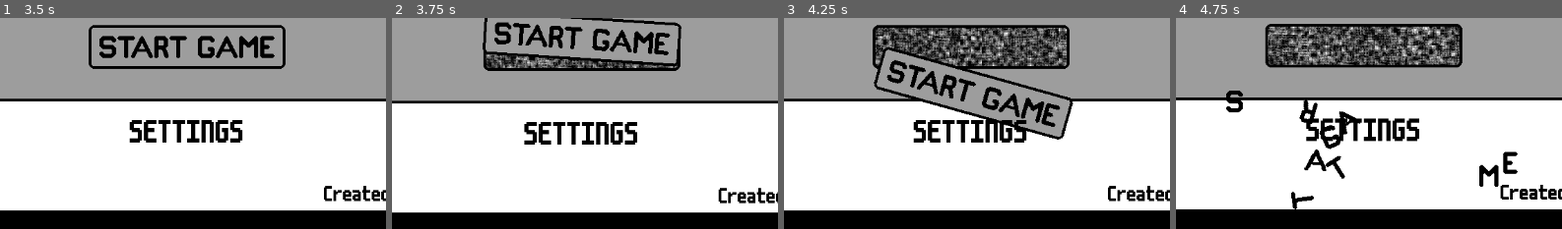
Above: before the commit, frames 1-4 (left to right).
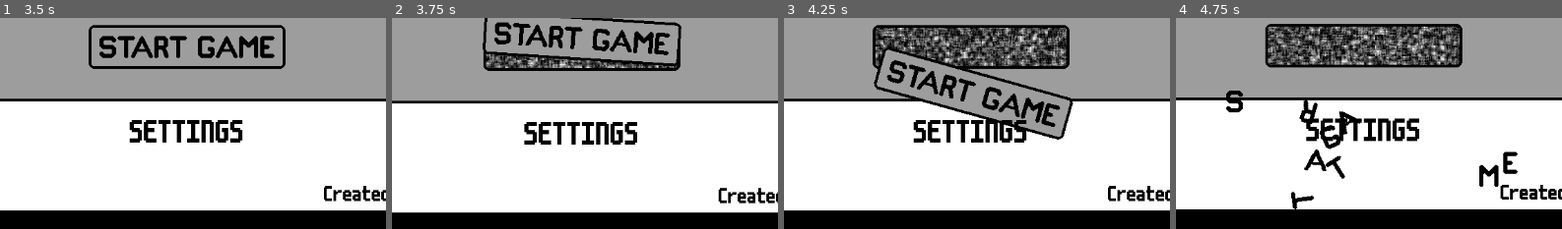
Above: after the commit, the same moments.

Repository: conor-wilson/secret-sapphire
Game: Godot game, scene res://scenes/main.tscn
The game is run twice, just before and just after one commit, with the same random seed, the same clock (stepped at 60 frames per second) and the same inputs.
Inputs (mouse positions are % of the whole screen's width and height, from its top left):
- Up to frame 1 (3.5 s): tap Enter at 0.5 s; move the mouse to (49, 38) at 0.52 s; click (49, 38) at 0.6 s; click "SETTINGS" at 1.25 s; click "BACK" at 2 s; tap Space at 2.75 s; move the mouse to (49, 38) at 2.77 s; click (49, 38) at 2.85 s
- Up to frame 2 (3.75 s): tap Enter at 3.5 s; move the mouse to (49, 56) at 3.52 s; click (49, 56) at 3.6 s
- Up to frame 3 (4.25 s): no input
- Up to frame 4 (4.75 s): move the mouse to (6, 11) at 4.27 s; click (6, 11) at 4.35 s
The pictures show only the part of the screen within x 25-75%, y 49-99%; the shares and areas given below are measured in that part.

Frame 1 is identical in both runs. In frame 2, 1.3% of the frame differs, in the area x 24-74%, y 17-24%; in frame 3, 5.4%; in frame 4, 6.1%, in the area x 23-74%, y 3-23%.

Commit message:
Refactored help bot to be able to be sent to a new idle location

Diff:
--- a/let-me-play/scenes/help_bot.gd
+++ b/let-me-play/scenes/help_bot.gd
@@ -1,8 +1,8 @@
 extends Area2D
 
-@export var speed:float = 25
-@export var idle_markers:Array[Marker2D]
-@export var exit_marker:Marker2D
+var speed:float = 25
+var idle_speed = 25
+var idle_markers:Array[Marker2D]
 
 const HELL_BOT_SHEET = preload("res://assets/art/HellBot-Sheet.png")
 
@@ -12,8 +12,8 @@
 @onready var shrink_length:float = $AnimationPlayer.get_animation("hell_bot_shrink").length
 @onready var grow_length:float = $AnimationPlayer.get_animation("hell_bot_grow").length
 
-enum State {IDLE, LEAVING}
-var state:State = State.IDLE
+#enum State {IDLE, MOVING}
+#var state:State = State.IDLE
 
 # Called when the node enters the scene tree for the first time.
 func _ready() -> void:
@@ -28,33 +28,32 @@
 
 		idle_markers = [default_marker]
 
-	if exit_marker == null:
-
-		var default_marker = Marker2D.new()
-		add_child(default_marker)
-
-		exit_marker = default_marker
+	#if exit_marker == null:
+		#
+		#var default_marker = Marker2D.new()
+		#add_child(default_marker)
+		#
+		#exit_marker = default_marker
 
 
 # Called every frame. 'delta' is the elapsed time since the previous frame.
 func _process(delta: float) -> void:
 
-	if state == State.IDLE:
-		set_idle_movement_target()
-	if state == State.LEAVING:
-		set_exit_movement_target()
+	#if state == State.IDLE:
+	set_idle_movement_target()
+	#if state == State.MOVING:
+		#_check_destination_arrived()
 
 	move(delta)
 
 func set_idle_movement_target():
 	if target == null || position.distance_to(target.position) <10:
+		speed = idle_speed
 		target = idle_markers[randi_range(0, idle_markers.size()-1)]
 
-func set_exit_movement_target():
-	# TODO: Figure out how to make this more of an arc-movement
-	target = exit_marker
-	if target == null || position.distance_to(target.position) <5:
-		shrink()
+#func _check_destination_arrived():
+	#if target == null || position.distance_to(target.position) <5:
+		#state = State.IDLE
 
 func move(delta:float):
 
@@ -62,9 +61,13 @@
 
 	position += direction * speed * delta
 
-func start_leaving():
-	speed = 200
-	state = State.LEAVING
+func set_new_idle_location(target_marker:Marker2D, new_idle_markers:Array[Marker2D], move_speed:float=200, new_idle_speed=idle_speed):
+	speed = move_speed
+	idle_speed = new_idle_speed
+	target = target_marker
+	idle_markers = new_idle_markers
+	#state = State.MOVING
+
 #
 ## TODO: This is purely for debugging. This function should be removed once it's
 ## no-longer needed.
--- a/let-me-play/scenes/main.gd
+++ b/let-me-play/scenes/main.gd
@@ -9,6 +9,19 @@
 func _ready() -> void:
 	$Cameras/MainMenuCamera.make_current()
 	CursorManager.set_mouse_cursor(CursorManager.CURSOR)
+
+	var idle_markers:Array[Marker2D] = [
+		$MovementMarkers/CageMarkers/CageMarker1,
+		$MovementMarkers/CageMarkers/CageMarker2,
+		$MovementMarkers/CageMarkers/CageMarker3,
+		$MovementMarkers/CageMarkers/CageMarker4
+	]
+	$HelpBot.set_new_idle_location(
+		$MovementMarkers/CageMarkers/CageMarker1,
+		idle_markers,
+		400,
+		10
+	)
 
 # Called every frame. 'delta' is the elapsed time since the previous frame.
 func _process(delta: float) -> void:
@@ -106,4 +119,18 @@
 	await get_tree().create_timer(2.5).timeout
 	$HelpBot.become_evil()
 	await get_tree().create_timer(2.5).timeout
-	$HelpBot.start_leaving()
+
+	var new_idle_markers:Array[Marker2D] = [
+		$MovementMarkers/ScreenMarkers/ScreenMarker1,
+		$MovementMarkers/ScreenMarkers/ScreenMarker2,
+		$MovementMarkers/ScreenMarkers/ScreenMarker3,
+		$MovementMarkers/ScreenMarkers/ScreenMarker4,
+		$MovementMarkers/ScreenMarkers/ScreenMarker5
+	]
+
+	$HelpBot.set_new_idle_location(
+		$MovementMarkers/ScreenMarkers/ScreenMarker1,
+		$MovementMarkers/ScreenMarkers.get_children() as Array[Marker2D],
+		400,
+		100
+	)
--- a/let-me-play/scenes/main.tscn
+++ b/let-me-play/scenes/main.tscn
@@ -19,10 +19,8 @@
 [node name="SecretSettingsMenu" parent="Menus" instance=ExtResource("4_u0lve")]
 position = Vector2(2304, 0)
 
-[node name="HelpBot" parent="." node_paths=PackedStringArray("idle_markers", "exit_marker") instance=ExtResource("5_lf0pf")]
+[node name="HelpBot" parent="." instance=ExtResource("5_lf0pf")]
 position = Vector2(2879, 289)
-idle_markers = [NodePath("../MovementMarkers/CageMarker1"), NodePath("../MovementMarkers/CageMarker2"), NodePath("../MovementMarkers/CageMarker3"), NodePath("../MovementMarkers/CageMarker4")]
-exit_marker = NodePath("../MovementMarkers/MonologueMarker1")
 
 [node name="Cameras" type="Node2D" parent="."]
 
@@ -48,20 +46,36 @@
 
 [node name="MovementMarkers" type="Node2D" parent="."]
 
-[node name="CageMarker1" type="Marker2D" parent="MovementMarkers"]
+[node name="CageMarkers" type="Node2D" parent="MovementMarkers"]
+
+[node name="CageMarker1" type="Marker2D" parent="MovementMarkers/CageMarkers"]
 position = Vector2(2857, 276)
 
-[node name="CageMarker2" type="Marker2D" parent="MovementMarkers"]
+[node name="CageMarker2" type="Marker2D" parent="MovementMarkers/CageMarkers"]
 position = Vector2(2893, 268)
 
-[node name="CageMarker3" type="Marker2D" parent="MovementMarkers"]
+[node name="CageMarker3" type="Marker2D" parent="MovementMarkers/CageMarkers"]
 position = Vector2(2865, 312)
 
-[node name="CageMarker4" type="Marker2D" parent="MovementMarkers"]
+[node name="CageMarker4" type="Marker2D" parent="MovementMarkers/CageMarkers"]
 position = Vector2(2901, 304)
 
-[node name="MonologueMarker1" type="Marker2D" parent="MovementMarkers"]
+[node name="ScreenMarkers" type="Node2D" parent="MovementMarkers"]
+
+[node name="ScreenMarker1" type="Marker2D" parent="MovementMarkers/ScreenMarkers"]
 position = Vector2(573, 262)
+
+[node name="ScreenMarker2" type="Marker2D" parent="MovementMarkers/ScreenMarkers"]
+position = Vector2(317, 150)
+
+[node name="ScreenMarker3" type="Marker2D" parent="MovementMarkers/ScreenMarkers"]
+position = Vector2(878, 362)
+
+[node name="ScreenMarker4" type="Marker2D" parent="MovementMarkers/ScreenMarkers"]
+position = Vector2(829, 188)
+
+[node name="ScreenMarker5" type="Marker2D" parent="MovementMarkers/ScreenMarkers"]
+position = Vector2(200, 348)
 
 [connection signal="settings_pressed" from="Menus/MainMenu" to="." method="_on_main_menu_settings_pressed"]
 [connection signal="shake_screen" from="Menus/MainMenu" to="." method="_on_main_menu_shake_screen"]
--- a/let-me-play/scenes/settings_menu.tscn
+++ b/let-me-play/scenes/settings_menu.tscn
@@ -172,9 +172,8 @@
 [node name="BackButtonMarker" type="Marker2D" parent="MovementMarkers"]
 position = Vector2(90, 76)
 
-[node name="HelpBot" parent="." node_paths=PackedStringArray("exit_marker") instance=ExtResource("8_c12ak")]
+[node name="HelpBot" parent="." instance=ExtResource("8_c12ak")]
 position = Vector2(576, 361)
-exit_marker = NodePath("../MovementMarkers/BackButtonMarker")
 
 [connection signal="pressed" from="CenterContainer/MarginContainer/VBoxContainer/SecretSettingsButton" to="." method="_on_secret_settings_button_pressed"]
 [connection signal="text_submitted" from="CenterContainer/MarginContainer/VBoxContainer/UsernameBox" to="." method="_on_username_box_text_submitted"]
